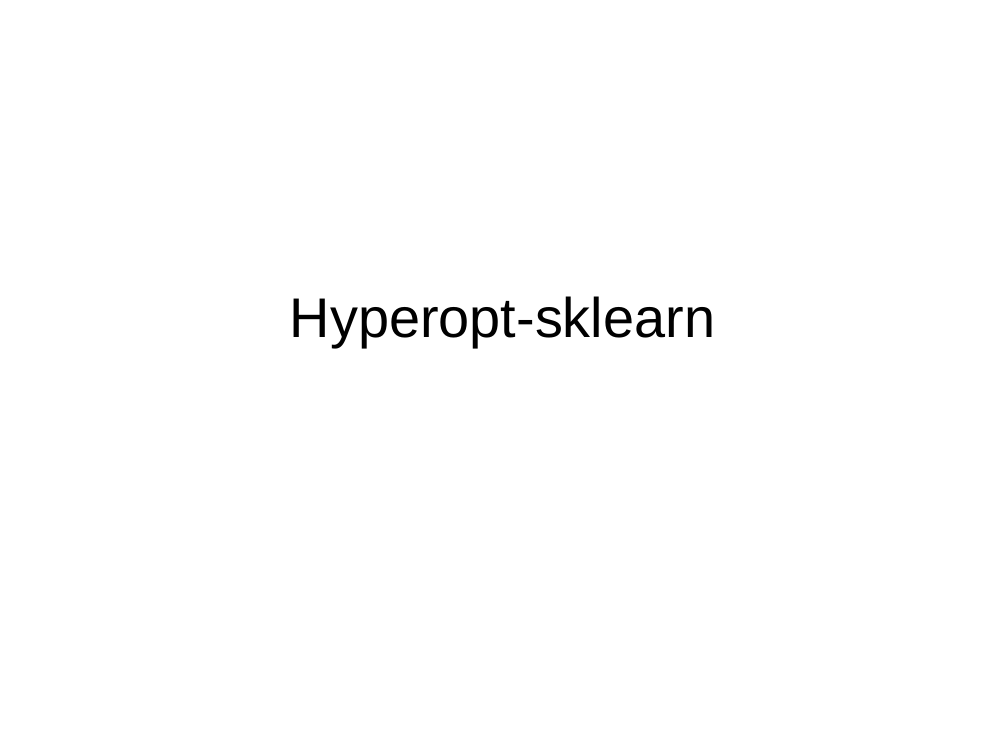
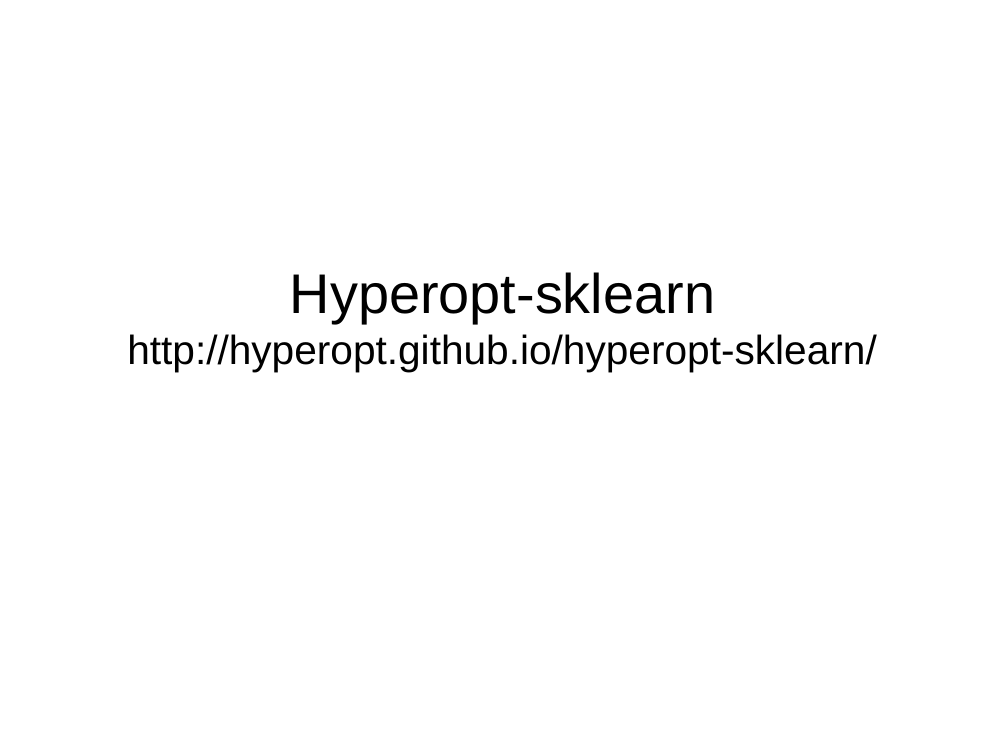
Before and after one commit to amueller/talks_odt, a slide deck: slide 31 of 2017/automating_machine_learning_with_the_best.odp (slide 35 before the commit). Drawn at 1008x756 pixels with LibreOffice and Linux fonts; fonts in the diff are those of the drawing. Boxes give left, top, right and bottom in pixels: in the first picture for what was removed or moved away, otherwise in the second. Text is boxed around its words. In the diff, an @@ line names an element or a change of style, - is before the commit and + after.

```diff
--- a/2017/automating_machine_learning_with_the_best.odp
+++ b/2017/automating_machine_learning_with_the_best.odp
@@ title at (127,272,876,372): text changed; size 44 to 32 pt @@
-Hyperopt-sklearn
+Hyperopt-sklearn
+http://hyperopt.github.io/hyperopt-sklearn/
```
Also in this commit, not shown: 15 other slides changed, 4 slides added, 4 slides removed, 2 other files.
